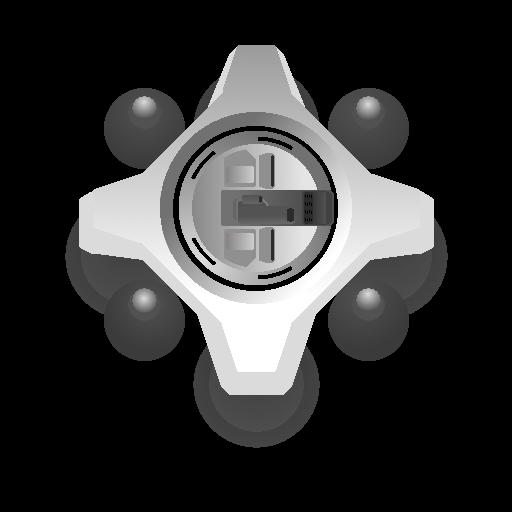
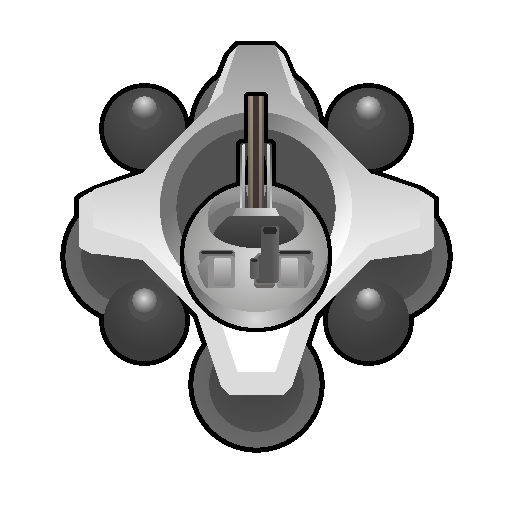
Before/after of a w=512, h=512 layered artwork. What changed in the layer stack:
hid group "DISP" (11 layers) over (x1=0, y1=0, x2=512, y2=512)
hid "turretv2 copy", painted on it over (x1=173, y1=126, x2=338, y2=291)
added layer "halberdier_turret" above "howler_turret_m" over (x1=180, y1=92, x2=332, y2=332)
showed group "body" (6 layers) over (x1=60, y1=41, x2=453, y2=453)
